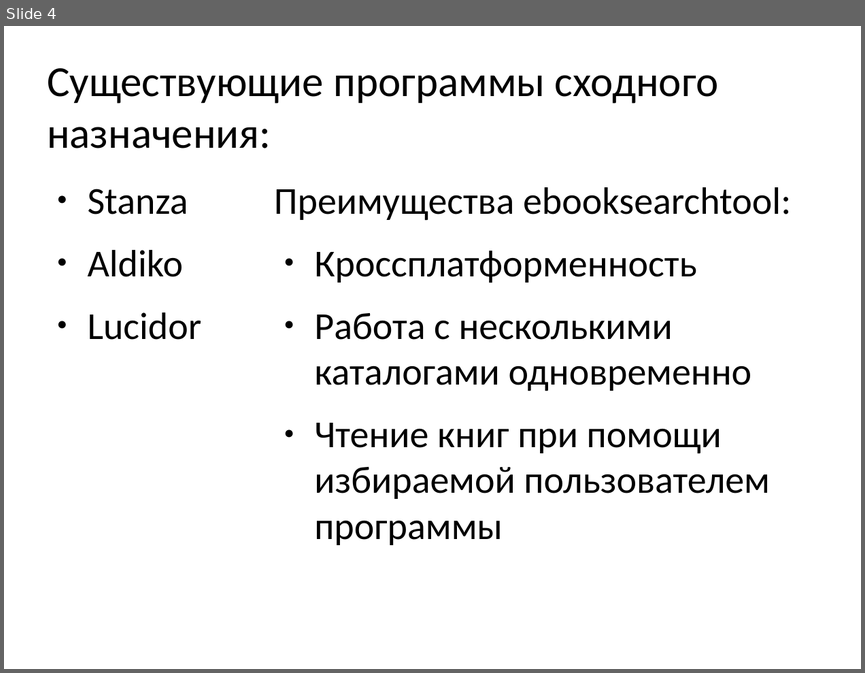
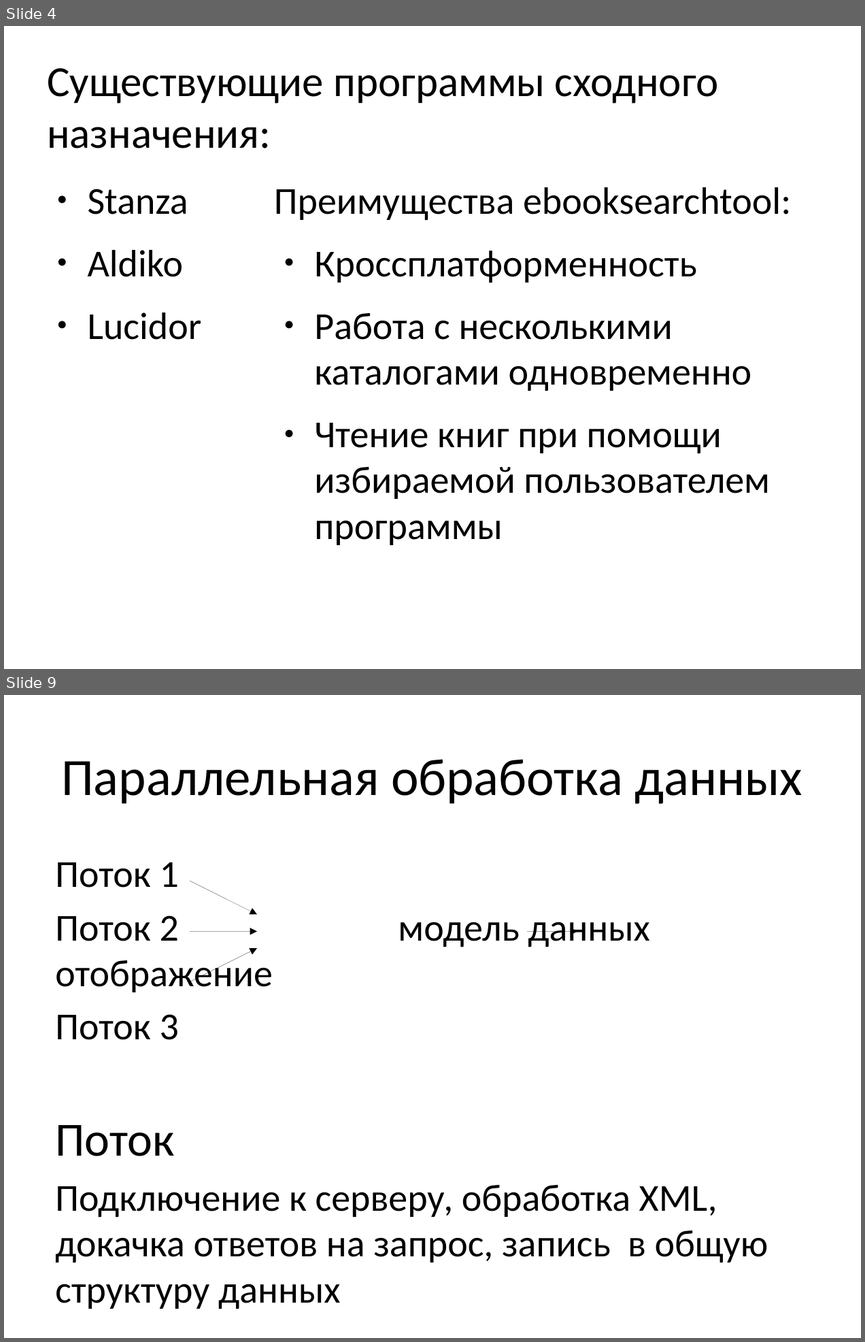
Before and after one commit to kropp/ebooksearchtool, a slide deck: client-java/Presentation.odp. Shown one above the other, each under a label of ours: slide 4 before the commit, slides 4 and 9 after it; the slides between them are not shown. The pictures are 865x673 and 865x1342 pixels, drawn with LibreOffice and Linux fonts; fonts in the diff are those of the drawing. Boxes give left, top, right and bottom in pixels: in the first picture for what was removed or moved away, otherwise in the second. Text is boxed around its words. In the diff, an @@ line names an element or a change of style, - is before the commit and + after.

```diff
--- a/client-java/Presentation.odp
+++ b/client-java/Presentation.odp
@@ slide 9 added at bbox=[4, 695, 861, 1338], background #FFFFFF @@
@@ title added at bbox=[61, 759, 803, 804], 44 pt, text #000000 @@
+Параллельная обработка данных
@@ text added at bbox=[55, 862, 768, 1309], 32 pt, text #000000 @@
+Поток 1
+Поток 2 модель данных отображение
+Поток 3
+Поток
+Подключение к серверу, обработка XML, докачка ответов на запрос, запись в общую структуру данных
@@ arrow added from (190, 881) to (257, 915), #000000 0 pt @@
@@ arrow added from (190, 932) to (257, 932), #000000 0 pt @@
@@ arrow added from (527, 932) to (577, 932), #000000 0 pt @@
@@ arrow added from (190, 982) to (257, 948), #000000 0 pt @@
```
Also in this commit, not shown: 5 other slides added, 8 slides removed.
